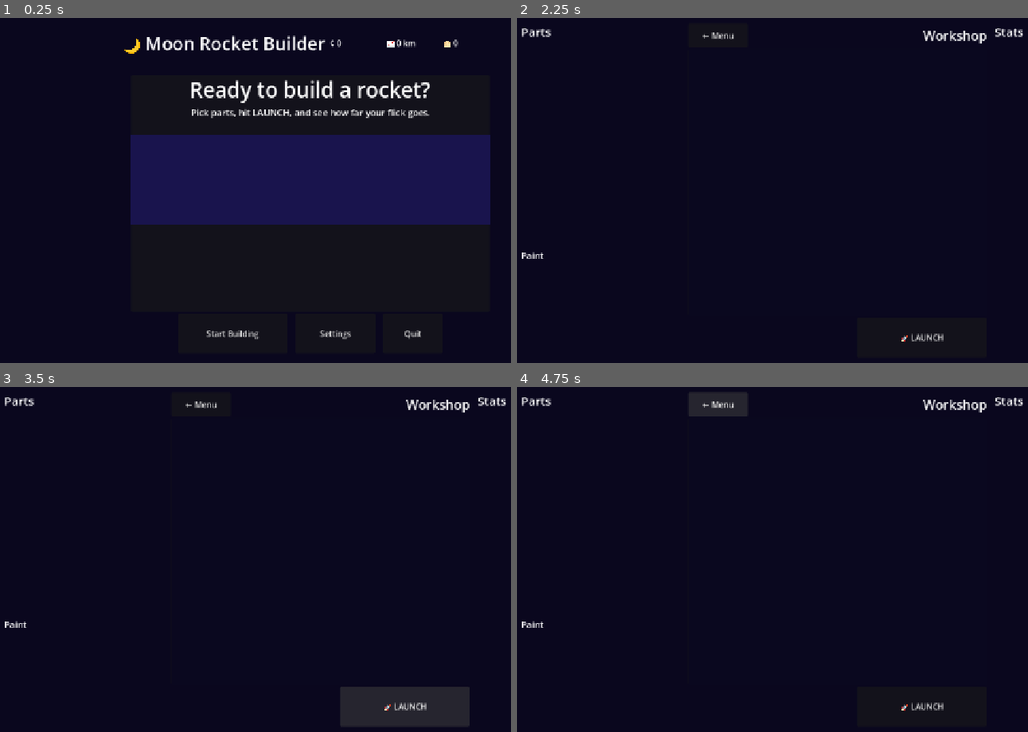
Above: before the commit, frames 1-4 (two rows, left to right).
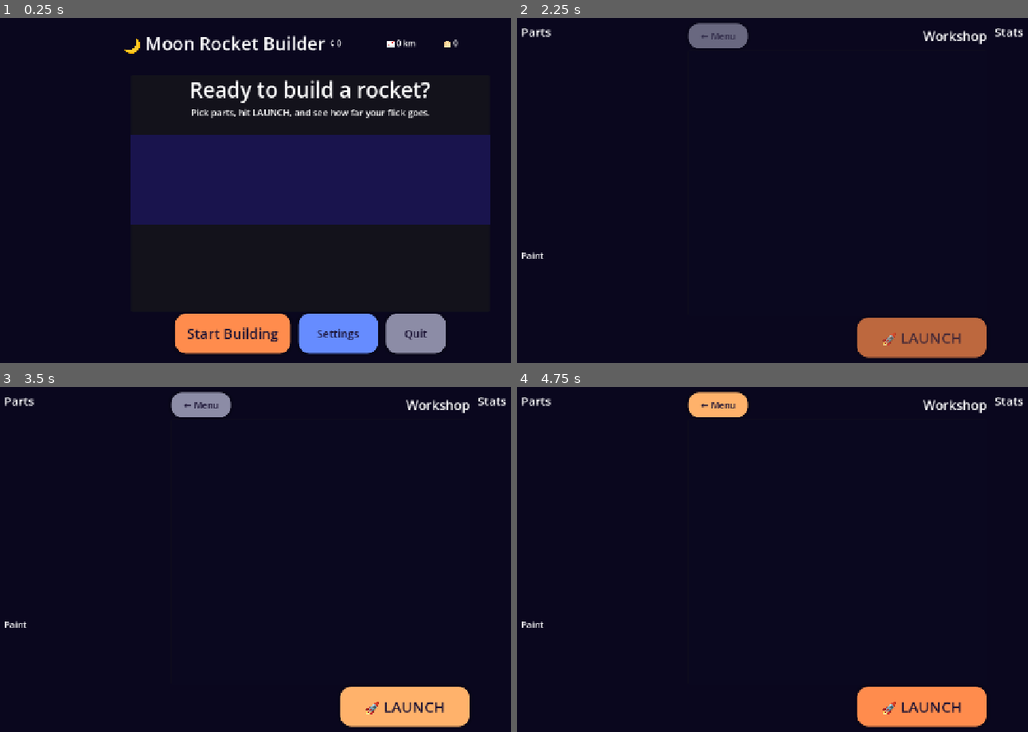
Above: after the commit, the same moments.

Repository: subaiems00/moon-rocket-builder
Game: Godot game, scene res://scenes/MainMenu.tscn
Two runs of this game, one before a commit and one after it. Both use one fixed random seed, a clock stepped at 60 frames per second and the inputs below.
Inputs:
- Up to frame 1 (0.25 s): no input
- Up to frame 2 (2.25 s): click "Settings" at 0.5 s; click "← Back" at 1.25 s; click "Start Building" at 2 s
- Up to frame 3 (3.5 s): click "🚀 LAUNCH" at 2.75 s
- Up to frame 4 (4.75 s): click "🚀 LAUNCH" at 3.5 s; click "← Menu" at 4.25 s

The runs differ from the first frame. In frame 1, 5.7% of the frame differs, in the area x 34-88%, y 85-98%; in frame 2, 3.8%; in frame 3, 3.8%; in frame 4, 3.9%.
Error before the commit: Parse Error: Too few arguments for "connect()" call. Expected at least 2 but received 1. (res://scripts/ui/MRBButton.gd:26)
Error after the commit: Invalid access to property or key 'pressed' on a base object of type 'null instance'. (res://scripts/ui/RocketWorkshop.gd:25)

Commit message:
fix: type Slot.keys() accessors and use string-based connect() for Button signals
- RocketBuilder: type RocketPartData.Slot.keys()[slot] as String
- MRBButton: use connect("signal_name", callable) form — Godot 4.3
  parser sometimes resolves "pressed" as a method/property rather than
  the Button.pressed signal in single-arg call form

Diff:
--- a/scripts/RocketBuilder.gd
+++ b/scripts/RocketBuilder.gd
@@ -71,7 +71,7 @@
 		fins.append(part)
 		_slots["FIN"] = fins
 	else:
-		var key := RocketPartData.Slot.keys()[slot]
+		var key: String = RocketPartData.Slot.keys()[slot]
 		_slots[key] = [part]
 	part_added.emit(slot, part.id)
 	_rebuild()
@@ -79,7 +79,7 @@
 
 
 func remove_part(slot: int) -> void:
-	var key := RocketPartData.Slot.keys()[slot]
+	var key: String = RocketPartData.Slot.keys()[slot]
 	if _slots.has(key):
 		var removed: Array = _slots[key]
 		if removed.is_empty():
@@ -90,7 +90,7 @@
 
 
 func get_part(slot: int, instance_index: int = 0) -> RocketPartData:
-	var key := RocketPartData.Slot.keys()[slot]
+	var key: String = RocketPartData.Slot.keys()[slot]
 	if not _slots.has(key):
 		return null
 	var arr: Array = _slots[key]
@@ -100,7 +100,7 @@
 
 
 func get_parts(slot: int) -> Array:
-	var key := RocketPartData.Slot.keys()[slot]
+	var key: String = RocketPartData.Slot.keys()[slot]
 	if not _slots.has(key):
 		return []
 	return _slots[key].duplicate()
--- a/scripts/ui/MRBButton.gd
+++ b/scripts/ui/MRBButton.gd
@@ -23,9 +23,9 @@
 	add_theme_font_size_override("font_size", font_size)
 	mouse_entered.connect(_on_hover)
 	mouse_exited.connect(_on_unhover)
-	pressed.connect(_on_pressed)
-	focus_entered.connect(_on_focus)
-	focus_exited.connect(_on_unfocus)
+	connect("pressed", _on_pressed)
+	connect("focus_entered", _on_focus)
+	connect("focus_exited", _on_unfocus)
 	modulate = Color(1, 1, 1, 0)
 	var tw := create_tween()
 	tw.tween_property(self, "modulate:a", 1.0, 0.25)
